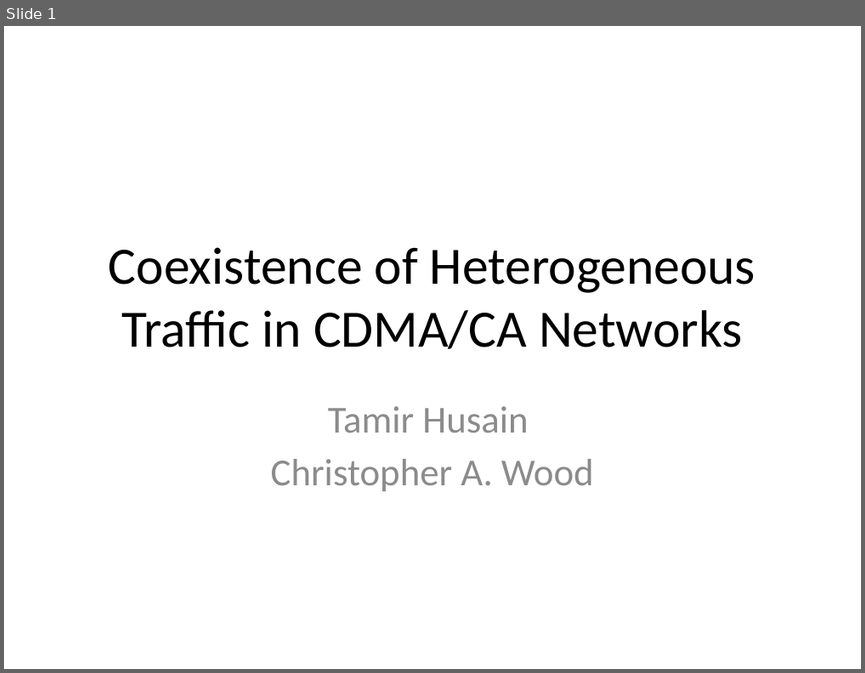
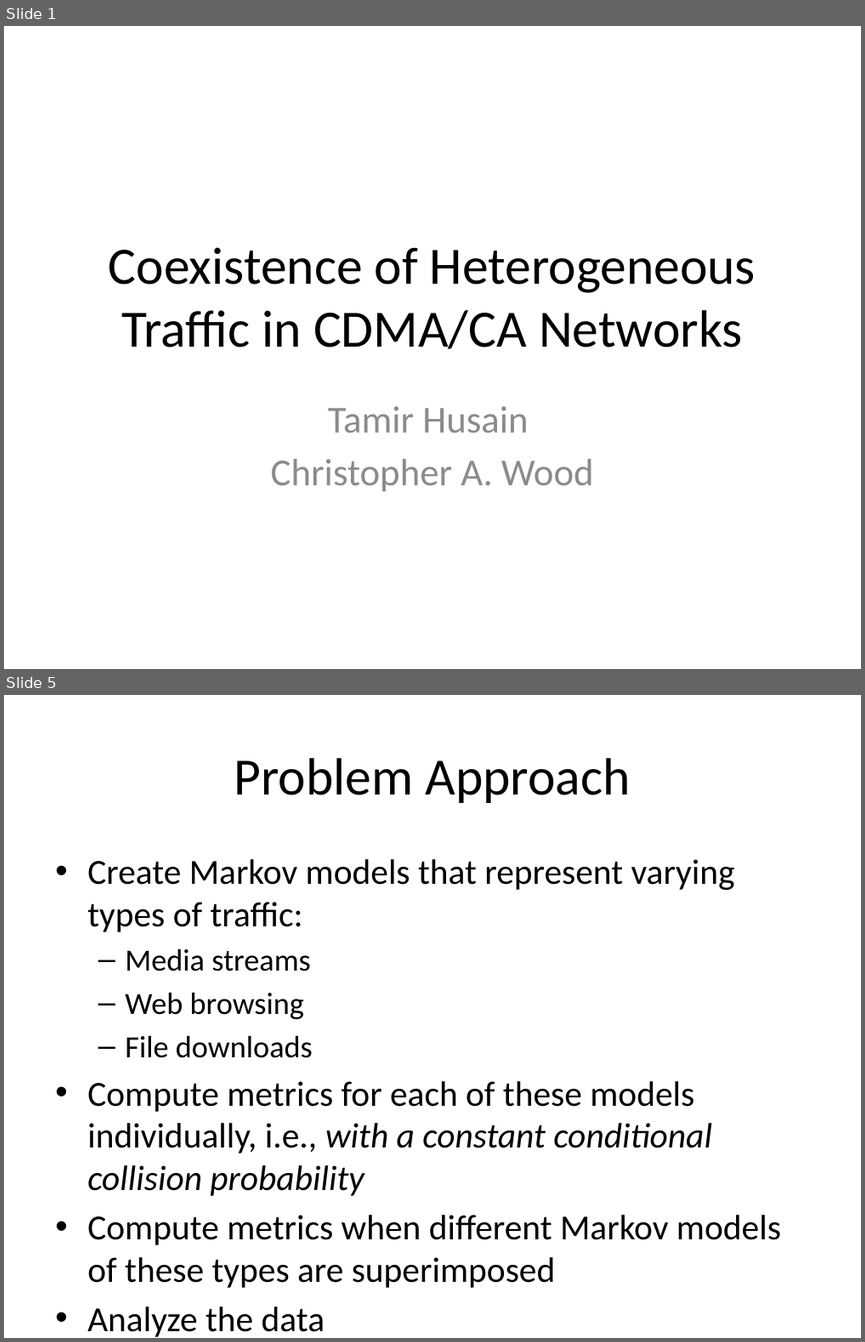
Before and after one commit to tamirh-uci/HeteroTrafficModels, a slide deck: presentation/slides.pptx. Shown one above the other, each under a label of ours: slide 1 before the commit, slides 1 and 5 after it; the slides between them are not shown. The pictures are 865x673 and 865x1342 pixels, drawn with LibreOffice and Linux fonts; fonts in the diff are those of the drawing. Boxes give left, top, right and bottom in pixels: in the first picture for what was removed or moved away, otherwise in the second. Text is boxed around its words. In the diff, an @@ line names an element or a change of style, - is before the commit and + after.

Commit message:
slides

```diff
--- a/presentation/slides.pptx
+++ b/presentation/slides.pptx
@@ slide 5 added at [4,695,861,1338], background #FFFFFF @@
@@ title added at [234,758,630,803], 44 pt, text #000000 @@
+Problem Approach
@@ text added at [87,859,781,1287], 29.6 pt, text #000000 @@
+• Create Markov models that represent varying types of traffic:
+  – Media streams
+  – Web browsing
+  – File downloads
+• Compute metrics for each of these models individually, i.e., with a constant conditional collision probability
+• Compute metrics when different Markov models of these types are superimposed
+• Analyze the data
```
Also in this commit, not shown: 4 other slides added.
